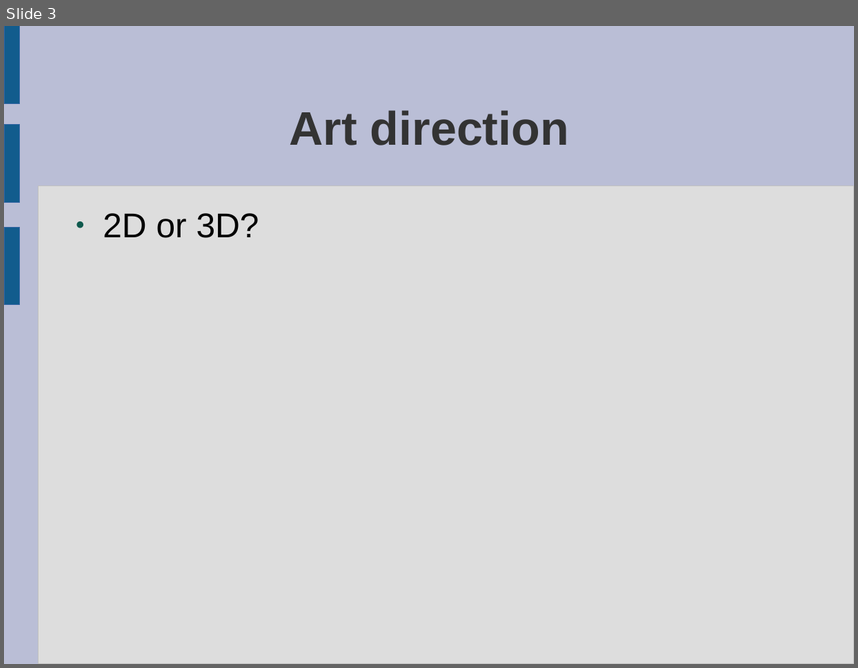
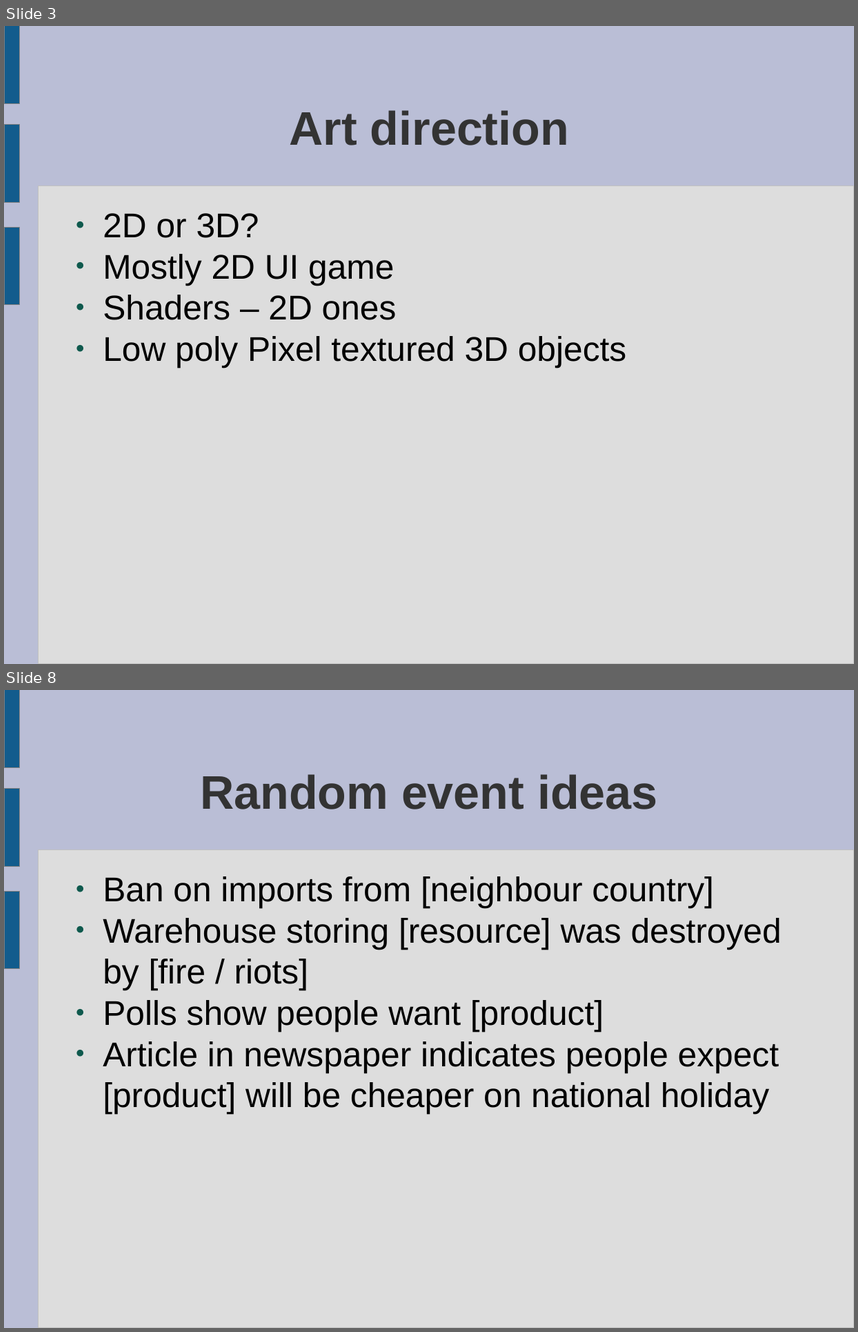
Before and after one commit to ktosox/JingleGameJam2024, a slide deck: GDD.odp. Shown one above the other, each under a label of ours: slide 3 before the commit, slides 3 and 8 after it; the slides between them are not shown. The pictures are 858x668 and 858x1332 pixels, drawn with LibreOffice and Linux fonts; fonts in the diff are those of the drawing. Boxes give left, top, right and bottom in pixels: in the first picture for what was removed or moved away, otherwise in the second. Text is boxed around its words. In the diff, an @@ line names an element or a change of style, - is before the commit and + after.

Commit message:
added a window for rotating 3D objects
also GDD stuff

```diff
--- a/GDD.odp
+++ b/GDD.odp
@@ slide 8 added at bbox=[4, 690, 854, 1328], background #BABED6; not listed: 4 template elements that a slide beside it also shows @@
@@ title added at bbox=[200, 774, 657, 809], 44 pt, text #333333, bold @@
+Random event ideas
@@ text added at bbox=[103, 876, 782, 1114], 32 pt, text #000000 @@
+● Ban on imports from [neighbour country]
+● Warehouse storing [resource] was destroyed by [fire / riots]
+● Polls show people want [product]
+● Article in newspaper indicates people expect [product] will be cheaper on national holiday
@@ slide 3 changed as well @@
@@ outline #3465A4 0 pt to #808080 0 pt in 3 elements at bbox=[4, 26, 19, 103], bbox=[4, 227, 19, 303], bbox=[4, 125, 19, 202] @@
@@ text at bbox=[103, 254, 626, 367]: paragraphs added @@
+● Mostly 2D UI game
+● Shaders – 2D ones
+● Low poly Pixel textured 3D objects
```
Also in this commit, not shown: 2 other slides changed, 5 other slides added, 3 other files.
